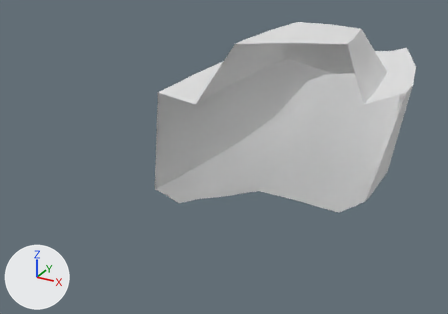
The Blender file common/Parts/Engine/vernierVtolEngine.blend, before and after one commit.
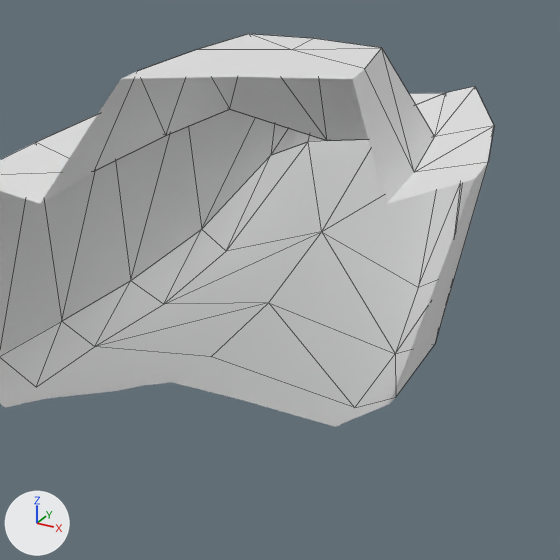
Each version is shown whole from a 50 mm lens placed at (0.1227, -0.3525, 0.1903), pointed at (-0.0182, -0.0962, 0.0622), then close up on the part from 39% to 100% of the width and 2% to 88% of the height. The lights are fixed; the arrows at lower left show +X, +Y and +Z. The close-ups show mesh edges as thin lines. Everything nearer to the camera than a plane just in front of the edit is cut away. Objects named as collision shapes, trigger or cutter boxes, shadow casters or lower levels of detail are left out.

Names of what the first close-up shows: 'vernierEngine'.
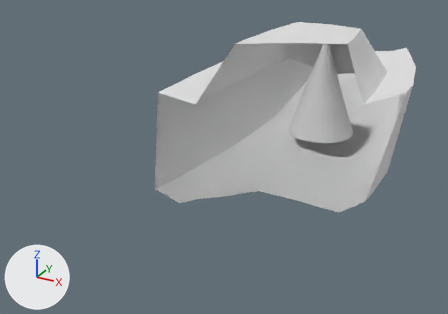
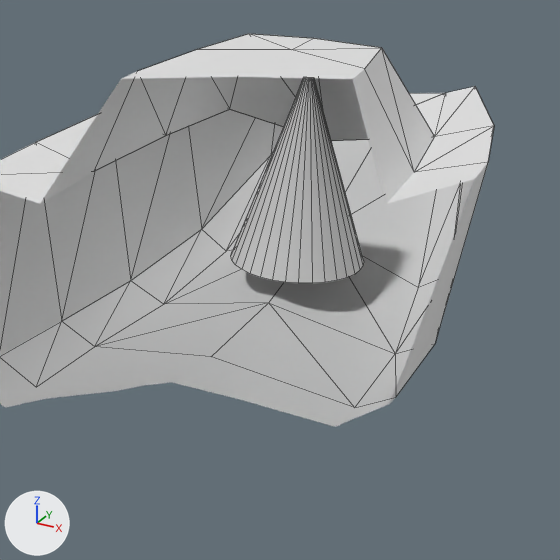
Commit message: Adding gimbaling to the `vernierVtolEngine`! #HURRAY!!

What changed in the scene script:
```text
Add me_obj_gimbal:
    me_obj_gimbal.from_pydata(...)  # a 32-sided cone pointing to +z spanning x -1.0..1.0, y -1.0..1.0, z -1.0..1.0
Add ob_obj_gimbal:
    ob_obj_gimbal = bpy.data.objects.new('obj_gimbal', me_obj_gimbal)
    ob_obj_gimbal.parent = ob_thrusttransform
    ob_obj_gimbal.matrix_parent_inverse = Matrix(((0.0, 1.0, 0.0, 0.00373), (-1.0, 0.0, 0.0, 0.000541), (0.0, 0.0, 1.0, -0.0448), (0.0, 0.0, 0.0, 1.0)))
    ob_obj_gimbal.location = (0.000463, -0.00498, 0.0789)
    ob_obj_gimbal.rotation_euler = (0.0, 0.0, 1.571)  # degrees (0, 0, 90)
    ob_obj_gimbal.scale = (0.02, 0.02, 0.03)
```

Changed parts and their boxes [x1, y1, x2, y2] in the close-ups (560 x 560 px):
'obj_gimbal', added
    after: [231, 78, 364, 283]
